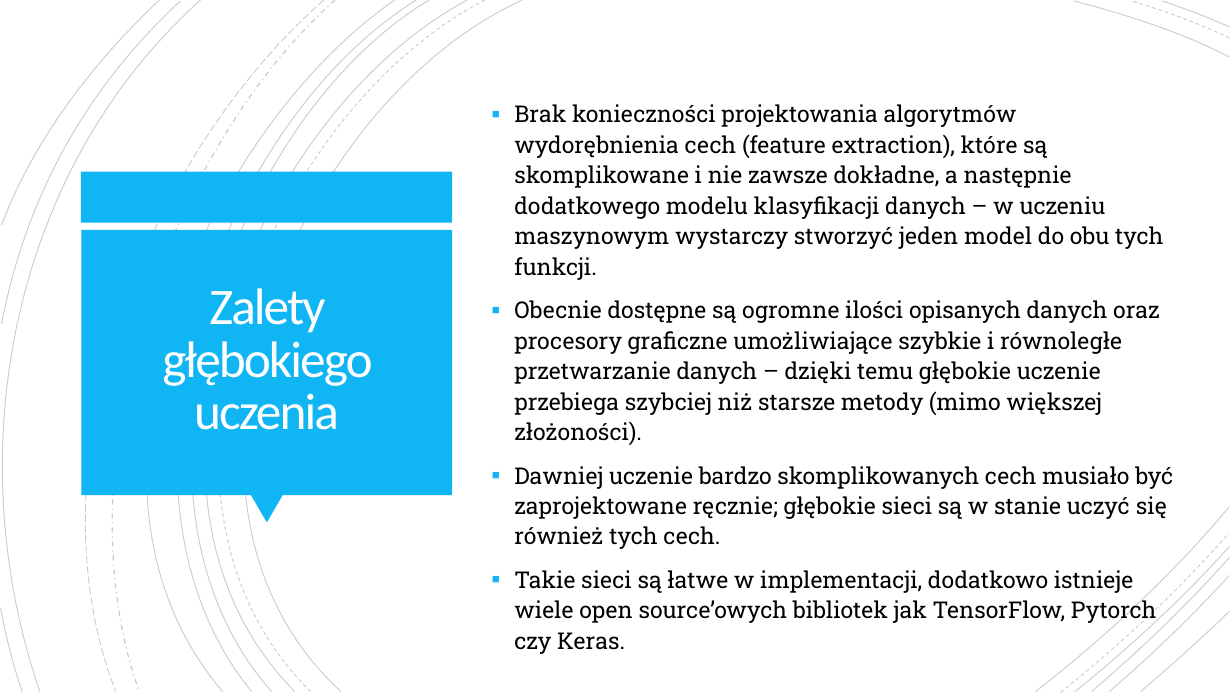
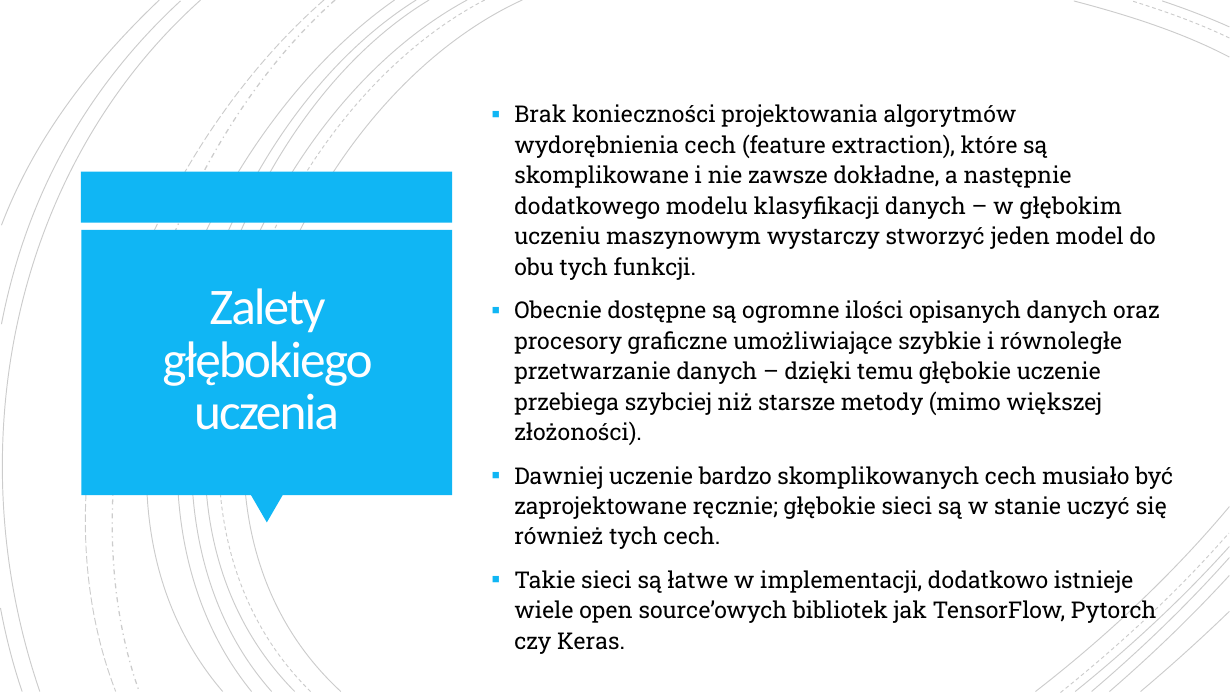
Before and after one commit to Acilya/sem6, a slide deck: slide 9 of seminarium/Głębokie-uczenie-maszynowe.pptx. Drawn at 1232x693 pixels with LibreOffice and Linux fonts; fonts in the diff are those of the drawing. Boxes give left, top, right and bottom in pixels: in the first picture for what was removed or moved away, otherwise in the second. Text is boxed around its words. In the diff, an @@ line names an element or a change of style, - is before the commit and + after.

```diff
--- a/seminarium/Głębokie-uczenie-maszynowe.pptx
+++ b/seminarium/Głębokie-uczenie-maszynowe.pptx
@@ text at (514,104,1156,280): text changed @@
-▪ Brak konieczności projektowania algorytmów wydorębnienia cech (feature extraction), które są skomplikowane i nie zawsze dokładne, a następnie dodatkowego modelu klasyfikacji danych – w uczeniu maszynowym wystarczy stworzyć jeden model do obu tych funkcji.
+▪ Brak konieczności projektowania algorytmów wydorębnienia cech (feature extraction), które są skomplikowane i nie zawsze dokładne, a następnie dodatkowego modelu klasyfikacji danych – w głębokim uczeniu maszynowym wystarczy stworzyć jeden model do obu tych funkcji.
```
Also in this commit, not shown: 4 other slides changed.
